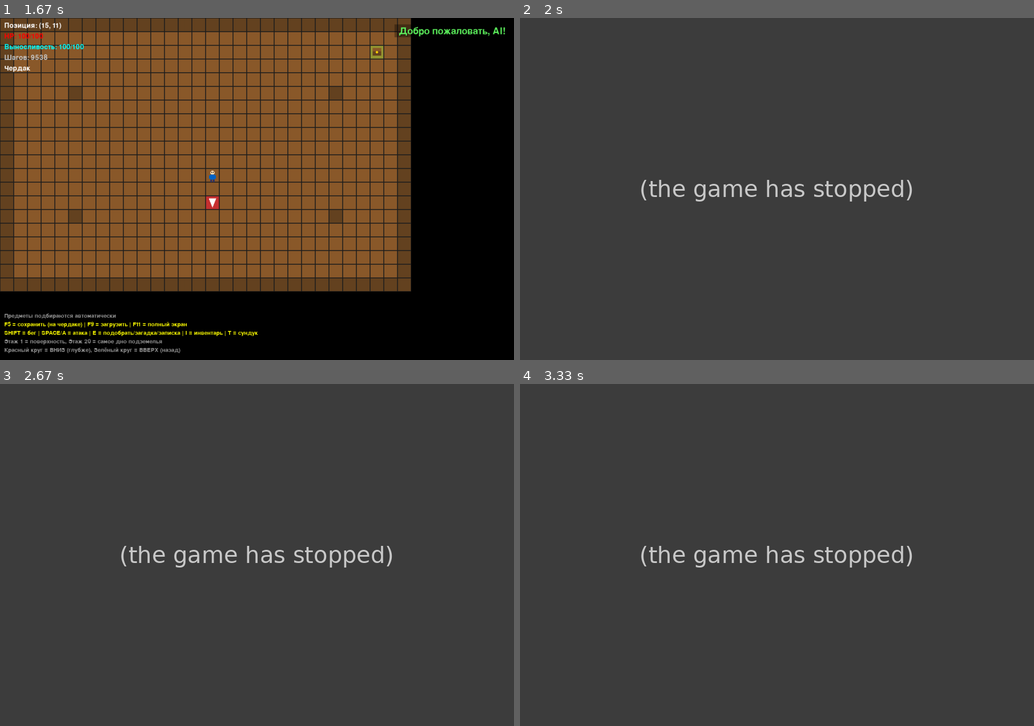
Above: before the commit, frames 1-4 (two rows, left to right).
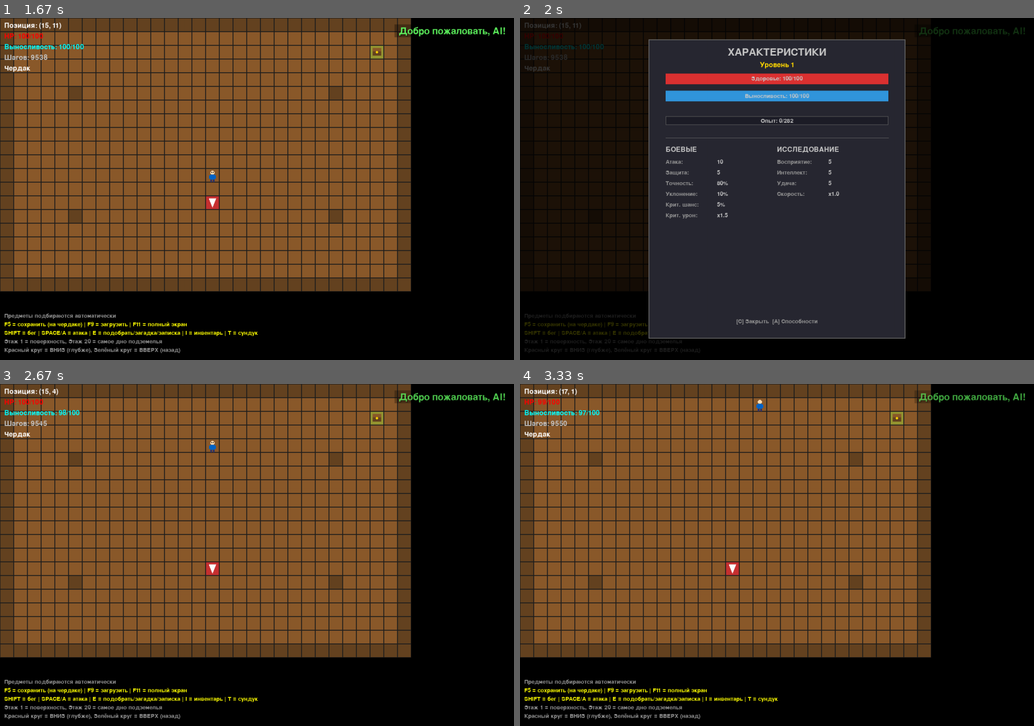
Above: after the commit, the same moments.

Repository: bilbo1363/niichavo-dungeon
Game: pygame game, started from main.py
The game is run twice, just before and just after one commit, with the same random seed, the same clock (stepped at 60 frames per second) and the same inputs.
Inputs (mouse positions are in pixels of both pictures, inside the frame that each line leads up to):
- Up to frame 1 (1.67 s): type "ann" at 0.33 s; tap Enter at 0.67, 0.88, 1.35 s; type "a" at 1.22 s
- Up to frame 2 (2 s): tap C at 1.77 s
- Up to frame 3 (2.67 s): hold Esc 2.1-2.57 s; hold Up 2.1-2.57 s; move the mouse to (447, 674) at 2.13 s; hold Up from 2.65 s (still down)
- Up to frame 4 (3.33 s): move the mouse to (643, 428) at 2.68 s; release Up at 3.12 s; hold Right from 3.2 s (still down)

Frame 1 is identical in both runs. In frame 2, 62% of the frame differs, in the area x 0-100%, y 0-100%; in frame 3, 100%; in frame 4, 100%.
Before the commit the program exited at 1.82 s; later frames show no game.

Commit message:
fix: исправлена обработка событий StatsScreen
ПРОБЛЕМА:
- Метод называется handle_input, а не handle_event
- Возвращает команду ('close', 'abilities'), а не bool
- Нужно вызывать show()/hide() для управления видимостью

РЕШЕНИЕ:
1. Заменено handle_event на handle_input
2. Обработка результата:
   - 'close' - закрыть экран
   - 'abilities' - открыть дерево способностей
3. Добавлены вызовы show()/hide() при переключении

ИЗМЕНЕНИЯ:
- Обработка событий: result = stats_screen.handle_input(event)
- Горячая клавиша C: вызывает show()/hide()
- Переход к способностям: открывает ability_tree

Исправлено! Попробуйте нажать C в игре 🚀

Diff:
--- a/src/core/game.py
+++ b/src/core/game.py
@@ -392,7 +392,14 @@
             for event in events:
                 if event.type == pygame.QUIT:
                     self.running = False
-                if self.stats_screen.handle_event(event):
+                result = self.stats_screen.handle_input(event)
+                if result == 'close':
+                    self.show_stats_screen = False
+                elif result == 'abilities':
+                    self.show_stats_screen = False
+                    self.show_ability_tree = True
+                # Закрытие по ESC
+                if event.type == pygame.KEYDOWN and event.key == pygame.K_ESCAPE:
                     self.show_stats_screen = False
             return
 
@@ -470,6 +477,10 @@
                 # Экран характеристик (C - Character)
                 if event.key == pygame.K_c:
                     self.show_stats_screen = not self.show_stats_screen
+                    if self.show_stats_screen:
+                        self.stats_screen.show()
+                    else:
+                        self.stats_screen.hide()
 
                 # Дерево способностей (K - sKills, A занята атакой)
                 if event.key == pygame.K_k:
